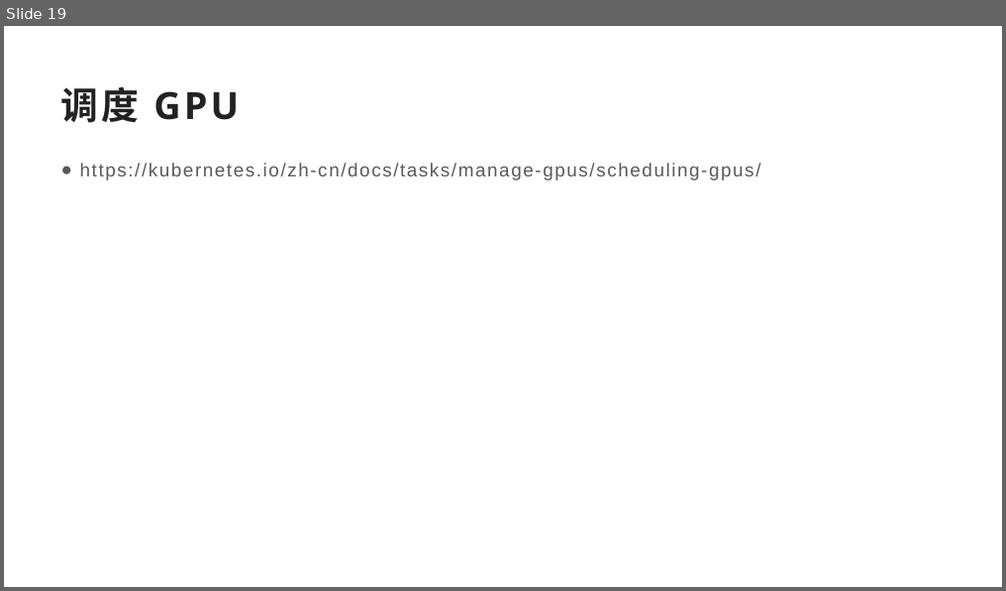
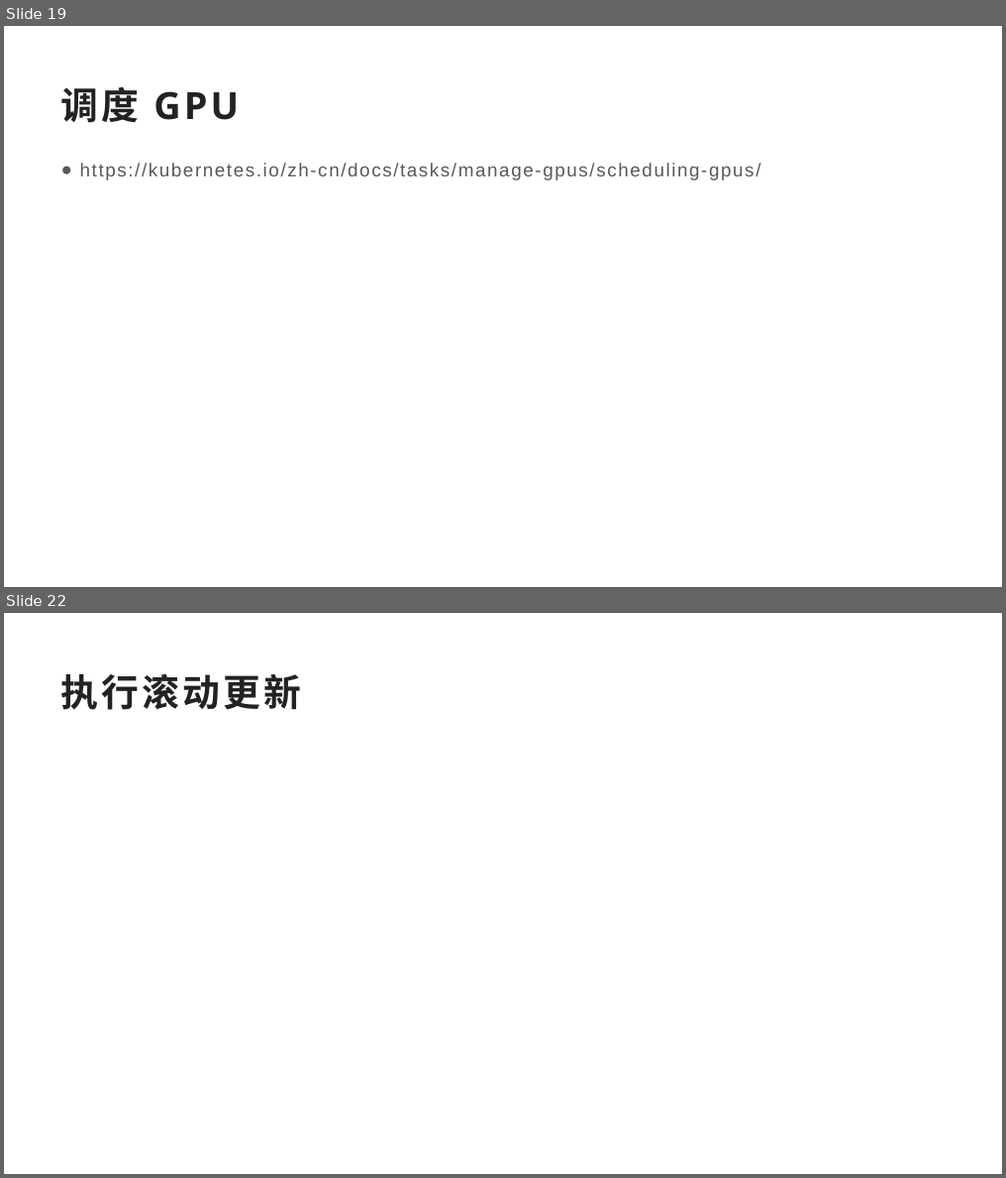
Before and after one commit to myverse/hazelcast-learn, a slide deck: K8S-0413.pptx. Shown one above the other, each under a label of ours: slide 19 before the commit, slides 19 and 22 after it; the slides between them are not shown. The pictures are 1006x591 and 1006x1178 pixels, drawn with LibreOffice and Linux fonts; fonts in the diff are those of the drawing. Boxes give left, top, right and bottom in pixels: in the first picture for what was removed or moved away, otherwise in the second. Text is boxed around its words. In the diff, an @@ line names an element or a change of style, - is before the commit and + after.

```diff
--- a/K8S-0413.pptx
+++ b/K8S-0413.pptx
@@ slide 22 added at bbox=[4, 613, 1002, 1174], background #FFFFFF @@
@@ title added at bbox=[61, 673, 301, 710], 36 pt, text #222222, bold @@
+执行滚动更新
```
Also in this commit, not shown: 6 other slides added.
